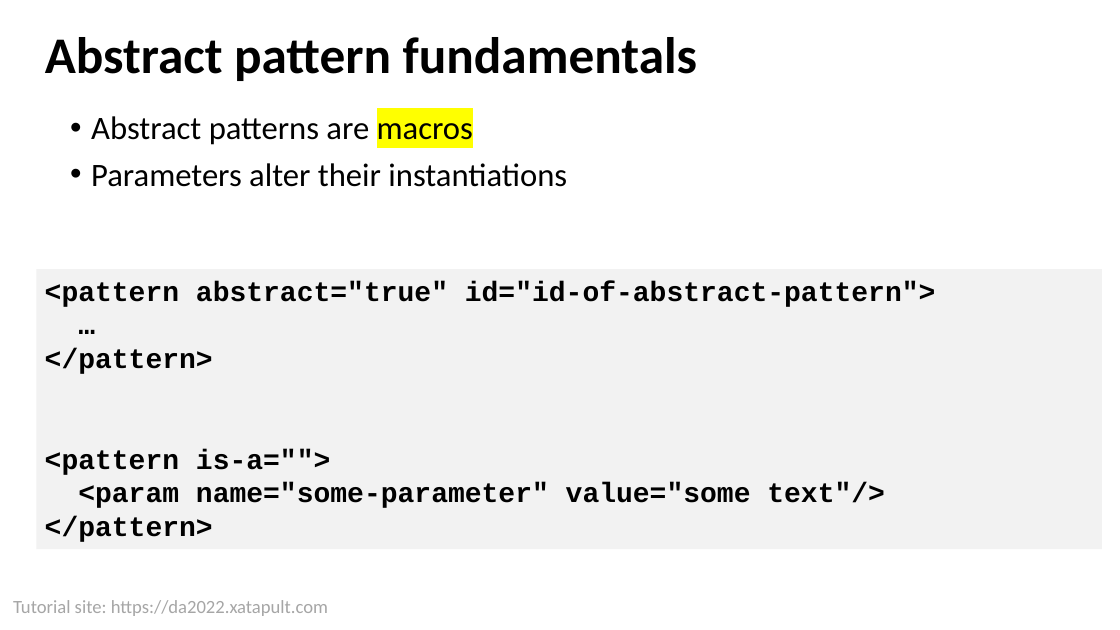
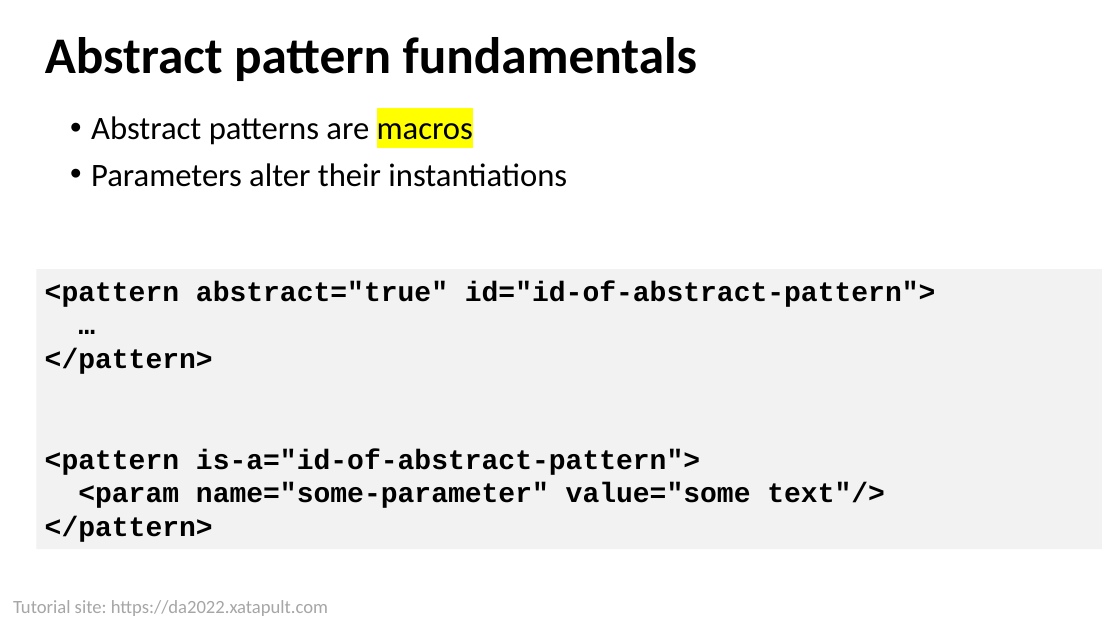
Before and after one commit to xatapult/da-2022-schematron, a slide deck: slide 25 of presentation/Schematron Tutorial DA 2022.pptx (slide 24 before the commit). Drawn at 1120x630 pixels with LibreOffice and Linux fonts; fonts in the diff are those of the drawing; background and template pictures are left out. Boxes give left, top, right and bottom in pixels: in the first picture for what was removed or moved away, otherwise in the second. Text is boxed around its words. In the diff, an @@ line names an element or a change of style, - is before the commit and + after.

```diff
--- a/presentation/Schematron Tutorial DA 2022.pptx
+++ b/presentation/Schematron Tutorial DA 2022.pptx
@@ text in rectangle at bbox=[45, 449, 700, 475]: text changed @@
-<pattern is-a="">
+<pattern is-a="id-of-abstract-pattern">
```
Also in this commit, not shown: 5 other slides changed, 5 slides added, 22 other files.
